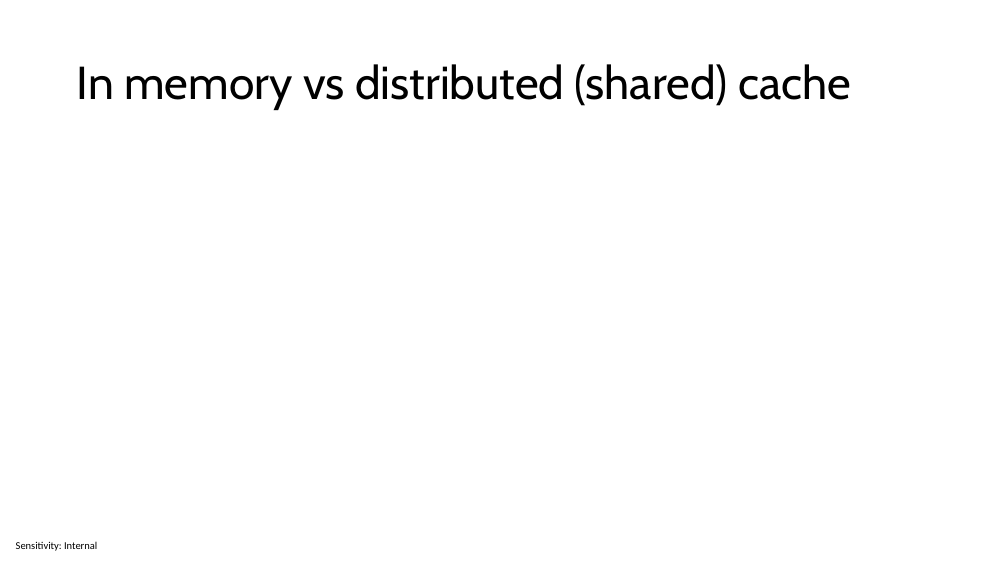
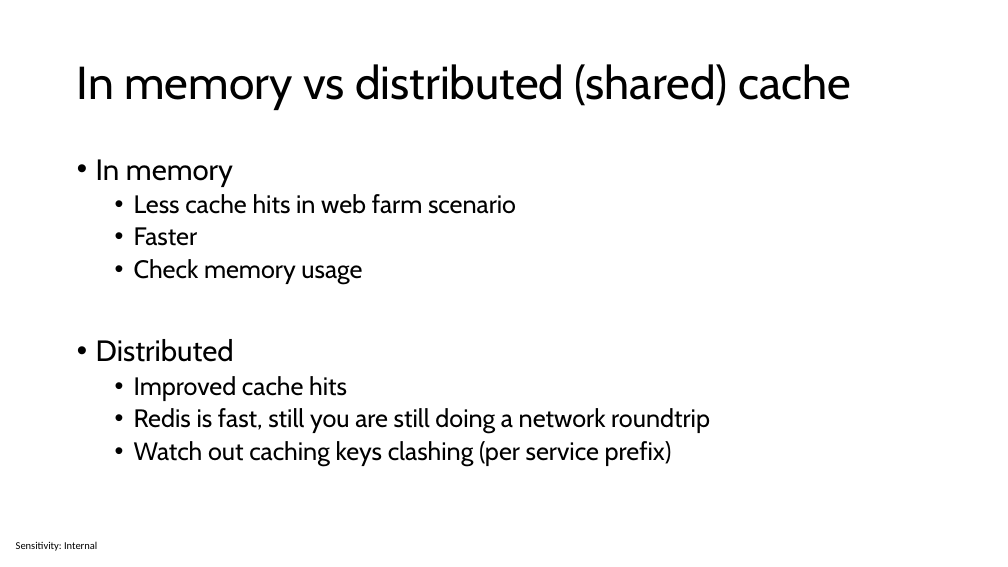
Before and after one commit to sabbadino/cache-like-a-pro-fusion-cache, a slide deck: slide 5 of cache-like-a-pro.pptx. Drawn at 1008x567 pixels with LibreOffice and Linux fonts; fonts in the diff are those of the drawing. Boxes give left, top, right and bottom in pixels: in the first picture for what was removed or moved away, otherwise in the second. Text is boxed around its words. In the diff, an @@ line names an element or a change of style, - is before the commit and + after.

```diff
--- a/cache-like-a-pro.pptx
+++ b/cache-like-a-pro.pptx
@@ text added at bbox=[96, 159, 710, 466], 24 pt, text #000000 @@
+• In memory
+  • Less cache hits in web farm scenario
+  • Faster
+  • Check memory usage
+• Distributed
+  • Improved cache hits
+  • Redis is fast, still you are still doing a network roundtrip
+  • Watch out caching keys clashing (per service prefix)
```
Also in this commit, not shown: 2 other files.
